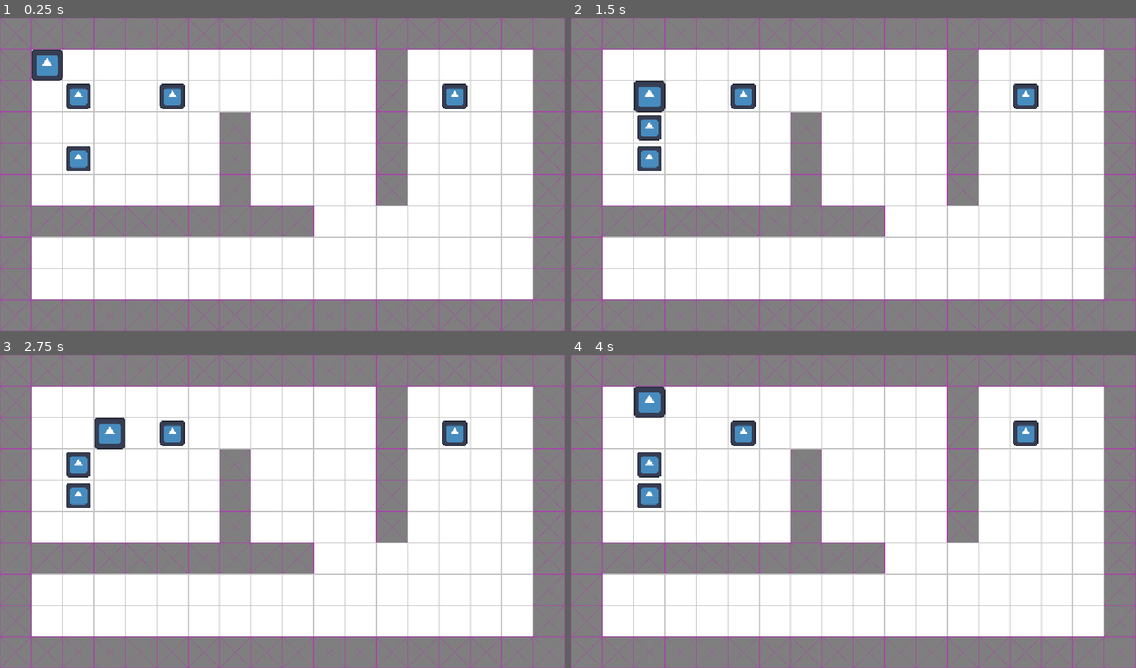
Above: before the commit, frames 1-4 (two rows, left to right).
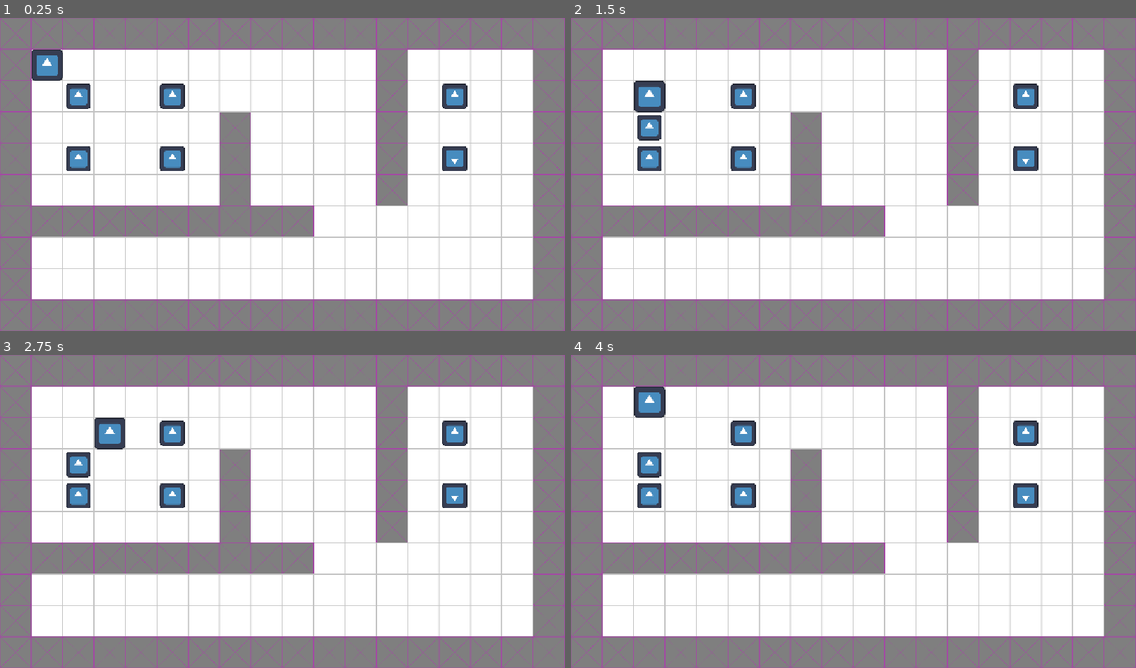
Above: after the commit, the same moments.

Repository: whitsettbe/kcol-f26-gamedevproj-cb
Game: Godot game, scene res://scenes/main.tscn
The game is run twice, just before and just after one commit, with the same random seed, the same clock (stepped at 60 frames per second) and the same inputs. The engine's default icon, where the game draws it, is replaced by a stand-in: a white triangle on a blue panel in a dark square.
Inputs:
- Up to frame 1 (0.25 s): no input
- Up to frame 2 (1.5 s): tap Enter at 0.5 s; hold Right (move_right) 0.53-1.28 s; tap Space at 1.25 s; hold Down (move_down) from 1.28 s (still down)
- Up to frame 3 (2.75 s): tap Enter at 2 s; release Down (move_down) at 2.03 s; hold Right (move_right) from 2.03 s (still down)
- Up to frame 4 (4 s): tap Space at 2.75 s; release Right (move_right) at 2.78 s; hold Up (move_up) 2.78-3.53 s; tap Enter at 3.5 s; hold Left (move_left) from 3.53 s (still down)

The runs differ from the first frame. In frame 1, 0.7% of the frame differs, in the area x 28-83%, y 40-49%; in frame 2, 0.7%; in frame 3, 0.7%; in frame 4, 0.7%.
Error after the commit: Assertion failed: {0} must have an ENTANGLED partner (res://scripts/super_block.gd:31)

Commit message:
SuperBlock nested object attempt

Diff:
--- a/TornAsunder/scenes/main.tscn
+++ b/TornAsunder/scenes/main.tscn
@@ -3,7 +3,7 @@
 [ext_resource type="Texture2D" uid="uid://c7vpam2yvrrjg" path="res://simple_tiles.png" id="1_0xm2m"]
 [ext_resource type="PackedScene" uid="uid://bmgltflbc15gb" path="res://scenes/block.tscn" id="1_ig7tw"]
 [ext_resource type="Script" uid="uid://cql1obqj20n4f" path="res://scripts/entangled.gd" id="4_1bvp3"]
-[ext_resource type="PackedScene" uid="uid://bvoo3wrbdvbom" path="res://scenes/player.tscn" id="5_lquwl"]
+[ext_resource type="PackedScene" uid="uid://h86qf0ftw2xj" path="res://scenes/super_block.tscn" id="5_tbgi4"]
 
 [sub_resource type="TileSetAtlasSource" id="TileSetAtlasSource_h2yge"]
 texture = ExtResource("1_0xm2m")
@@ -39,5 +39,14 @@
 script = ExtResource("4_1bvp3")
 partner = NodePath("../Entangled1")
 
-[node name="Player" parent="." unique_id=1270936871 instance=ExtResource("5_lquwl")]
+[node name="Player" parent="." unique_id=578057202 instance=ExtResource("5_tbgi4")]
 position = Vector2(96, 96)
+block_type = 1
+
+[node name="Entangled3" parent="." unique_id=970118693 instance=ExtResource("5_tbgi4")]
+position = Vector2(352, 288)
+
+[node name="Entangled4" parent="." unique_id=88118041 node_paths=PackedStringArray("partner") instance=ExtResource("5_tbgi4")]
+position = Vector2(928, 288)
+block_type = 2
+partner = NodePath("../Entangled3")
--- a/TornAsunder/scenes/player.tscn
+++ /dev/null
@@ -1,12 +0,0 @@
-[gd_scene format=3 uid="uid://bvoo3wrbdvbom"]
-
-[ext_resource type="PackedScene" uid="uid://bmgltflbc15gb" path="res://scenes/block.tscn" id="1_4flbx"]
-[ext_resource type="Script" uid="uid://k3qx7pegmp2v" path="res://scripts/player_container.gd" id="1_i3pqv"]
-[ext_resource type="Script" uid="uid://dhm1jiir4y22f" path="res://scripts/player.gd" id="1_onrkg"]
-
-[node name="Player" type="Node2D" unique_id=1270936871]
-script = ExtResource("1_i3pqv")
-metadata/_edit_group_ = true
-
-[node name="Block" parent="." unique_id=1094868734 instance=ExtResource("1_4flbx")]
-script = ExtResource("1_onrkg")
--- /dev/null
+++ b/TornAsunder/scenes/super_block.tscn
@@ -0,0 +1,10 @@
+[gd_scene format=3 uid="uid://h86qf0ftw2xj"]
+
+[ext_resource type="PackedScene" uid="uid://bmgltflbc15gb" path="res://scenes/block.tscn" id="1_7w654"]
+[ext_resource type="Script" uid="uid://dll7fdnjxwdeh" path="res://scripts/super_block.gd" id="1_glc6g"]
+
+[node name="SuperBlock" type="Node2D" unique_id=578057202]
+script = ExtResource("1_glc6g")
+metadata/_edit_group_ = true
+
+[node name="Block" parent="." unique_id=1094868734 instance=ExtResource("1_7w654")]
--- a/TornAsunder/scripts/player_container.gd
+++ /dev/null
@@ -1,12 +0,0 @@
-@tool
-extends Node2D
-
-
-# Called when the node enters the scene tree for the first time.
-func _ready() -> void:
-	$Block/Sprite2D.scale = Vector2.ONE * 0.5
-
-
-# Called every frame. 'delta' is the elapsed time since the previous frame.
-func _process(delta: float) -> void:
-	pass
--- /dev/null
+++ b/TornAsunder/scripts/super_block.gd
@@ -0,0 +1,81 @@
+@tool
+class_name SuperBlock
+extends Node2D
+
+enum BlockType {BLOCK, PLAYER, ENTANGLED}
+@export var block_type : BlockType = BlockType.BLOCK : set=_set_block_type
+var partner : SuperBlock = null : set=_set_partner
+
+
+const scripts = {
+	BlockType.BLOCK : preload("res://scripts/block.gd"),
+	BlockType.PLAYER : preload("res://scripts/player.gd"),
+	BlockType.ENTANGLED : preload("res://scripts/entangled.gd")
+}
+const scales = {
+	BlockType.BLOCK : 0.4,
+	BlockType.PLAYER : 0.5,
+	BlockType.ENTANGLED: -0.4
+}
+
+
+func soft_assert(bool_val, message):
+	if Engine.is_editor_hint():
+		if not bool_val:
+			push_warning(message)
+	else:
+		assert(bool_val)
+
+
+func _set_partner(new_partner : SuperBlock):
+	assert(new_partner == null
+			or new_partner.block_type == BlockType.ENTANGLED,
+			"{0} must have an ENTANGLED partner".format(self))
+
+	partner = new_partner
+	$Block.partner = partner.get_child(0)
+
+	if block_type == BlockType.ENTANGLED:
+		soft_assert(partner != null,
+			"{0} needs a partner".format([self]))
+		soft_assert(partner != self,
+			"{0} can't be its own partner".format([self]))
+		soft_assert(partner.partner == self,
+			"{0} must be the partner of its partner".format([self]))
+
+
+func _set_block_type(new_type : BlockType):
+	block_type = new_type
+	_update_sprite()
+	notify_property_list_changed()
+
+
+func _update_sprite() -> void:
+	$Block/Sprite2D.scale = Vector2.ONE * scales[block_type]
+	$Block.set_script(scripts[block_type])
+
+
+func _get_property_list():
+	var out = []
+	if Engine.is_editor_hint():
+		if block_type == BlockType.ENTANGLED:
+			out.append({
+				"name": "partner",
+				"class_name": &"SuperBlock",
+				"type": 24,
+				"hint": 34,
+				"hint_string": "SuperBlock",
+				"usage": 4102 })
+	return out
+
+# Called when the node enters the scene tree for the first time.
+#func _ready() -> void:
+#	print( get_script().get_script_property_list() )
+	#pass # Replace with function body.
+
+
+
+
+# Called every frame. 'delta' is the elapsed time since the previous frame.
+#func _process(delta: float) -> void:
+#	pass
Not shown, removed: TornAsunder/scripts/player_container.gd.uid
Not shown, added: TornAsunder/scripts/super_block.gd.uid
